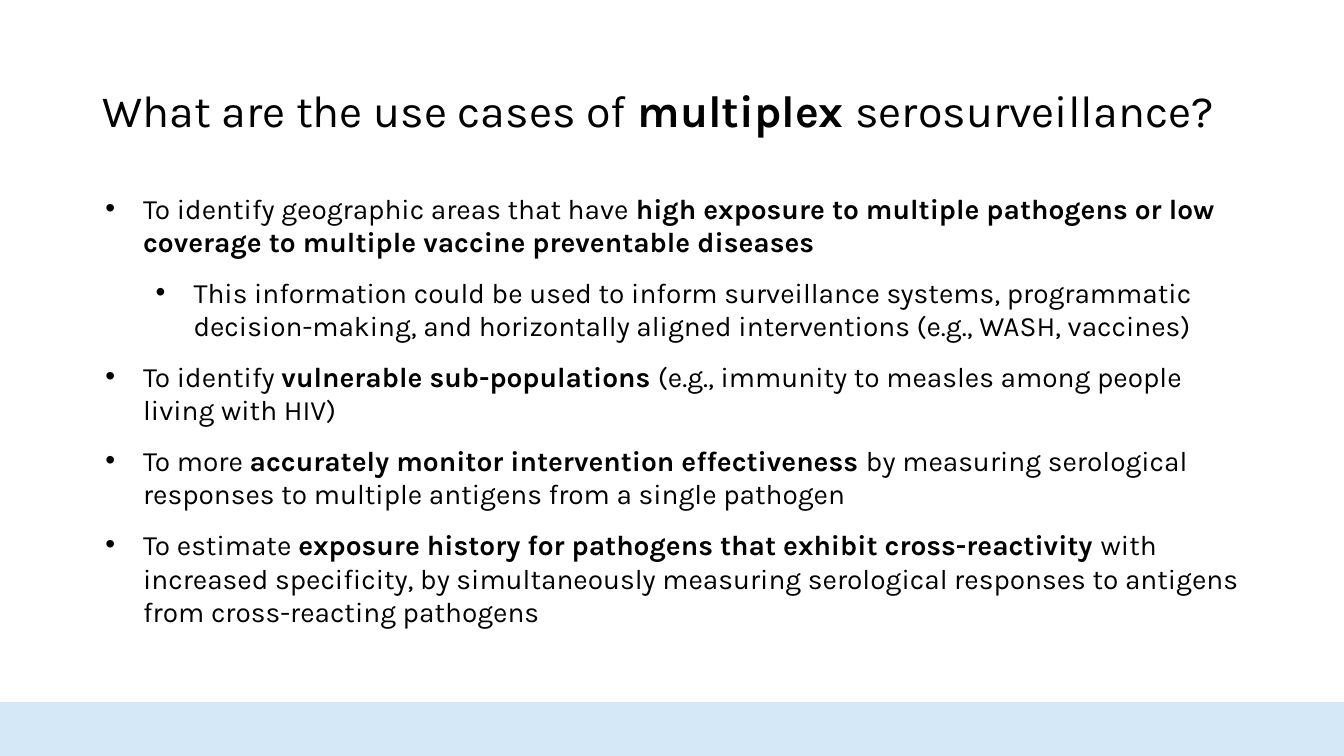
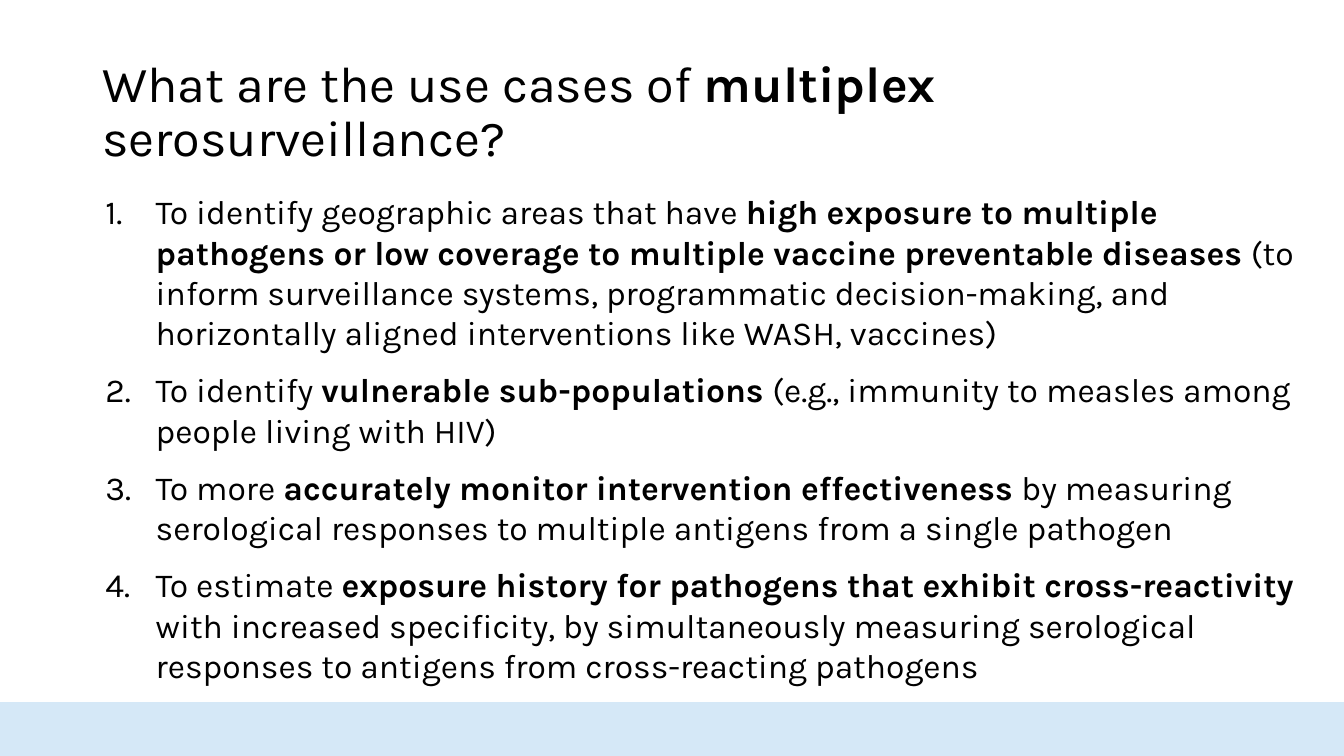
Before and after one commit to HopkinsIDD/seroanalytics_workshop, a slide deck: slide 20 of Lecture 0/Lecture_0_v2.pptx (slide 16 before the commit). Drawn at 1344x756 pixels with LibreOffice and Linux fonts; fonts in the diff are those of the drawing; background and template pictures are left out. Boxes give left, top, right and bottom in pixels: in the first picture for what was removed or moved away, otherwise in the second. Text is boxed around its words. In the diff, an @@ line names an element or a change of style, - is before the commit and + after.

```diff
--- a/Lecture 0/Lecture_0_v2.pptx
+++ b/Lecture 0/Lecture_0_v2.pptx
@@ title "What are the use cases ..." at [102,66,936,157]: size 32 to 36 pt @@
@@ text at [156,200,1294,354]: text changed; size 20 to 24 pt @@
-• To identify geographic areas that have high exposure to multiple pathogens or low coverage to multiple vaccine preventable diseases
-  • This information could be used to inform surveillance systems, programmatic decision-making, and horizontally aligned interventions (e.g., WASH, vaccines)
+1. To identify geographic areas that have high exposure to multiple pathogens or low coverage to multiple vaccine preventable diseases (to inform surveillance systems, programmatic decision-making, and horizontally aligned interventions like WASH, vaccines)
@@ text at [156,377,1293,687]: size 20 to 24 pt in "To identify vulnerable sub-populations (e.g., immunity to ...", "To more accurately monitor intervention effectiveness by ...", "To estimate exposure history for pathogens that ..."; bullet • to 1. @@
```
Also in this commit, not shown: 13 other slides changed, 5 slides added, 2 other files.
